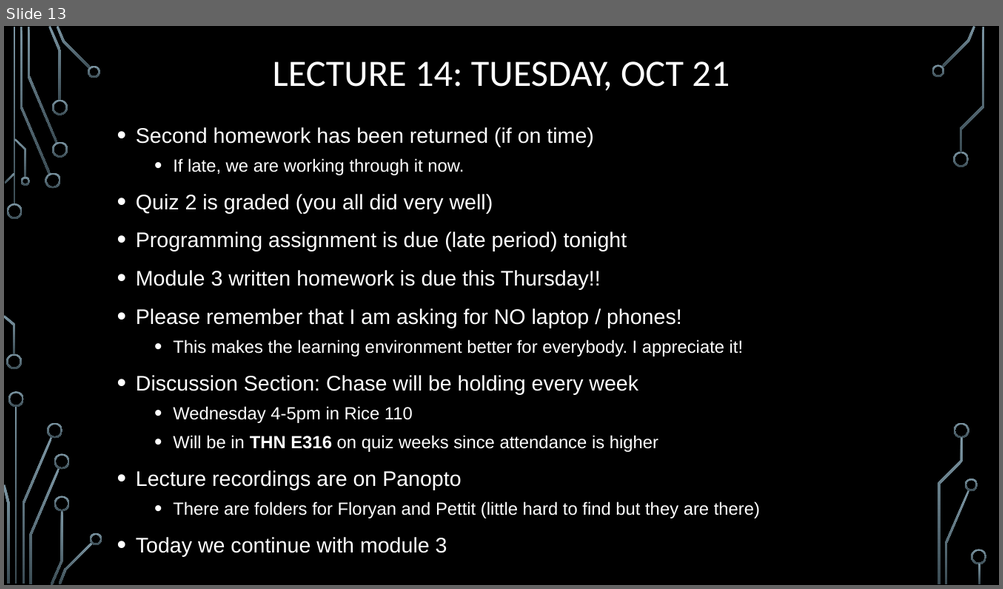
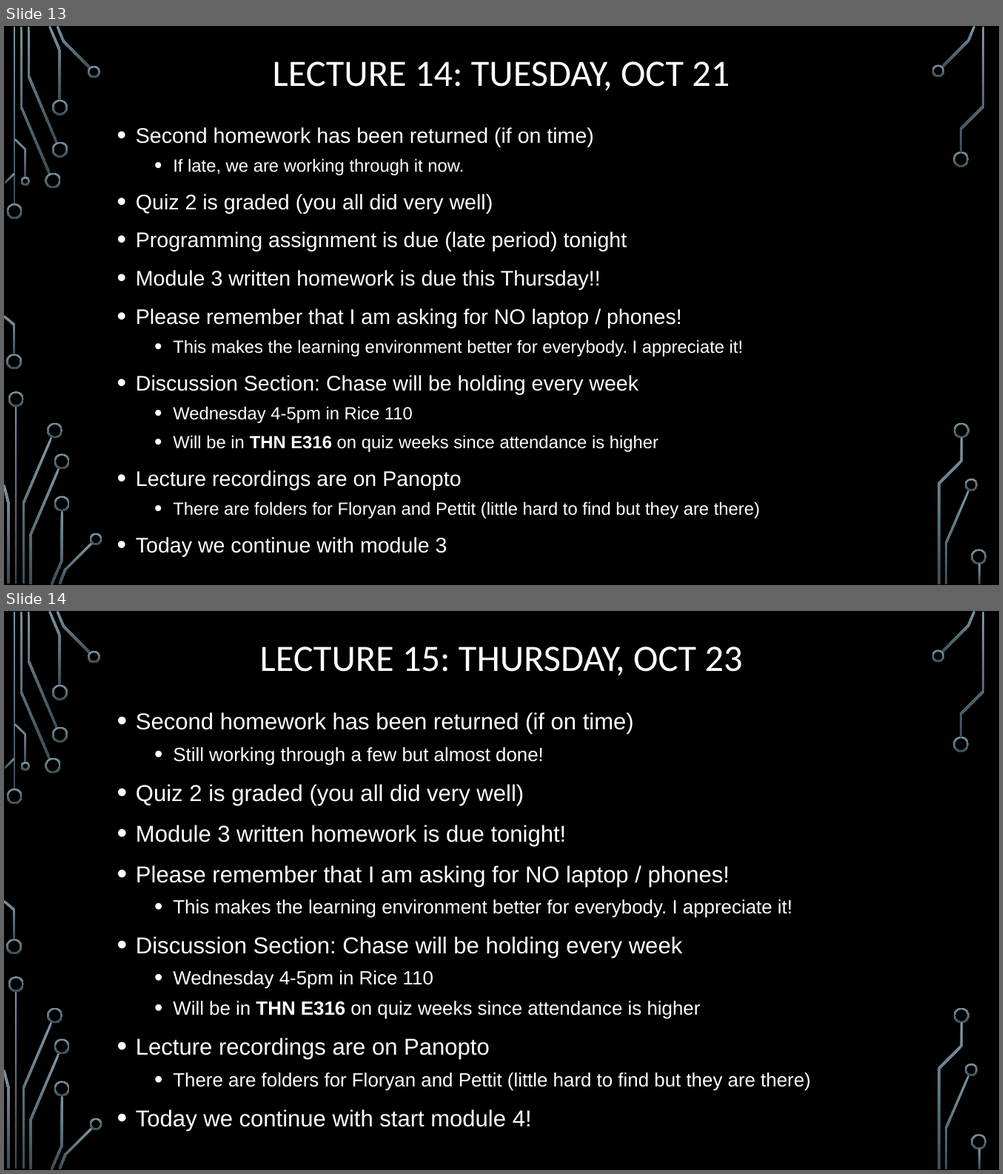
Before and after one commit to markfloryan/dmt2, a slide deck: slides/00-DailyAnnouncements.pptx. Shown one above the other, each under a label of ours: slide 13 before the commit, slides 13 and 14 after it. The pictures are 1003x589 and 1003x1174 pixels, drawn with LibreOffice and Linux fonts; fonts in the diff are those of the drawing; background and template pictures are left out. Boxes give left, top, right and bottom in pixels: in the first picture for what was removed or moved away, otherwise in the second. Text is boxed around its words. In the diff, an @@ line names an element or a change of style, - is before the commit and + after.

```diff
--- a/slides/00-DailyAnnouncements.pptx
+++ b/slides/00-DailyAnnouncements.pptx
@@ slide 14 added at box(4, 611, 999, 1170), background picture (left out); not listed: 36 template elements that a slide beside it also shows @@
@@ title added at box(260, 647, 743, 676), 36 pt, text #FFFFFF @@
+LECTURE 15: THURSDAY, OCT 23
@@ text added at box(136, 712, 811, 1131), 22.2 pt, text #FFFFFF @@
+• Second homework has been returned (if on time)
+  • Still working through a few but almost done!
+• Quiz 2 is graded (you all did very well)
+• Module 3 written homework is due tonight!
+• Please remember that I am asking for NO laptop / phones!
+  • This makes the learning environment better for everybody. I appreciate it!
+• Discussion Section: Chase will be holding every week
+  • Wednesday 4-5pm in Rice 110
+  • Will be in THN E316 on quiz weeks since attendance is higher
+• Lecture recordings are on Panopto
+  • There are folders for Floryan and Pettit (little hard to find but they are there)
+• Today we continue with start module 4!
```
Also in this commit, not shown: 1 slide changed, 1 other file.
